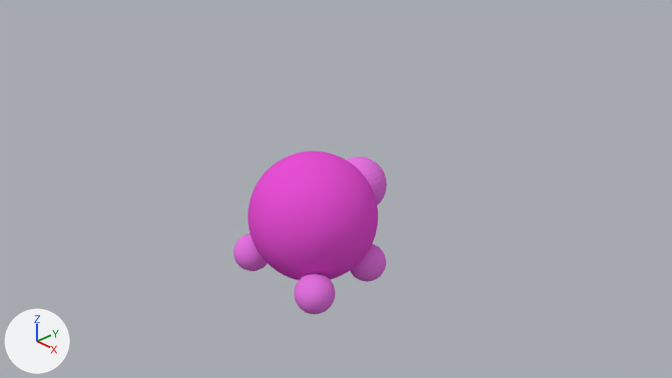
Before and after pictures for a commit that changed the Blender file pig.blend.
Before and after are seen from the file's camera 'Camera'. Lighting does not change. The marker at lower left points along +X, +Y and +Z.

The scene before the commit, as lines of its bpy script (objects in view):
```python
mat_material_001 = diffuse_material('Material.001')
mat_material_001.base_color = (0.8, 0.0792, 0.658)  # pink #e74fd4
me_sphere = bpy.data.meshes.new('Sphere')
me_sphere.from_pydata(...)  # 7938 vertices, 7936 faces; spans x -0.99..0.99, y -0.99..0.99, z -1.0..1.0
me_sphere.materials.append(mat_material_001)  # pink #e74fd4
me_sphere_004 = bpy.data.meshes.new('Sphere.004')
me_sphere_004.from_pydata(...)  # a UV sphere (32 segments, 16 rings, poles along z) spanning x -1.0..1.0, y -1.0..1.0, z -1.0..1.0
me_sphere_004.materials.append(mat_material_005)  # pink #e775e2
me_sphere_005 = bpy.data.meshes.new('Sphere.005')
me_sphere_005.from_pydata(...)  # a UV sphere (32 segments, 16 rings, poles along z) spanning x -1.0..1.0, y -1.0..1.0, z -1.0..1.0
me_sphere_005.materials.append(mat_material_006)  # pink #e775e2
ob_sphere = bpy.data.objects.new('Sphere', me_sphere)
ob_sphere.location = (0.07, 0.0, -0.02)
ob_sphere_004 = bpy.data.objects.new('Sphere.004', me_sphere_004)
ob_sphere_004.location = (-0.74, -0.59, -0.77)
ob_sphere_004.scale = (0.3, 0.3, 0.3)
ob_sphere_005 = bpy.data.objects.new('Sphere.005', me_sphere_005)
ob_sphere_005.location = (0.04, 1.01, 0.17)
ob_sphere_005.scale = (0.45, 0.45, 0.45)
# also in view: 'Sphere.001' at (0.72, 0.53, -0.77); 'Sphere.003' at (0.8, -0.63, -0.77)
```
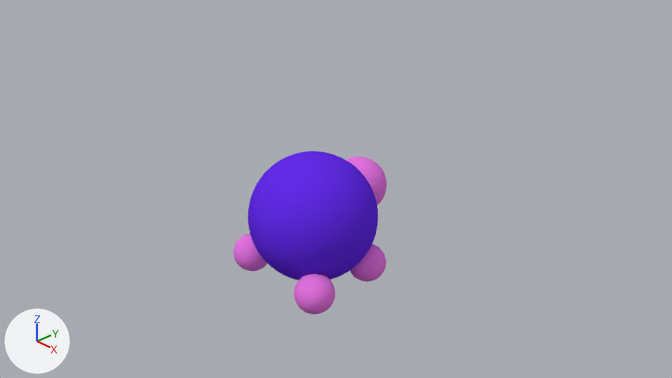
Changed parts and their boxes [x1, y1, x2, y2] in the pictures (672 x 378 px):
'Sphere', recoloured (pink to purple): [248, 151, 378, 280] in both

Edits to the bpy script that builds the scene:
```text
Change mat_material_001:
    mat_material_001.base_color: (0.8, 0.0792, 0.658) -> (0.126, 0.0262, 0.8)  # pink #e750d4 -> purple #632de7
```
